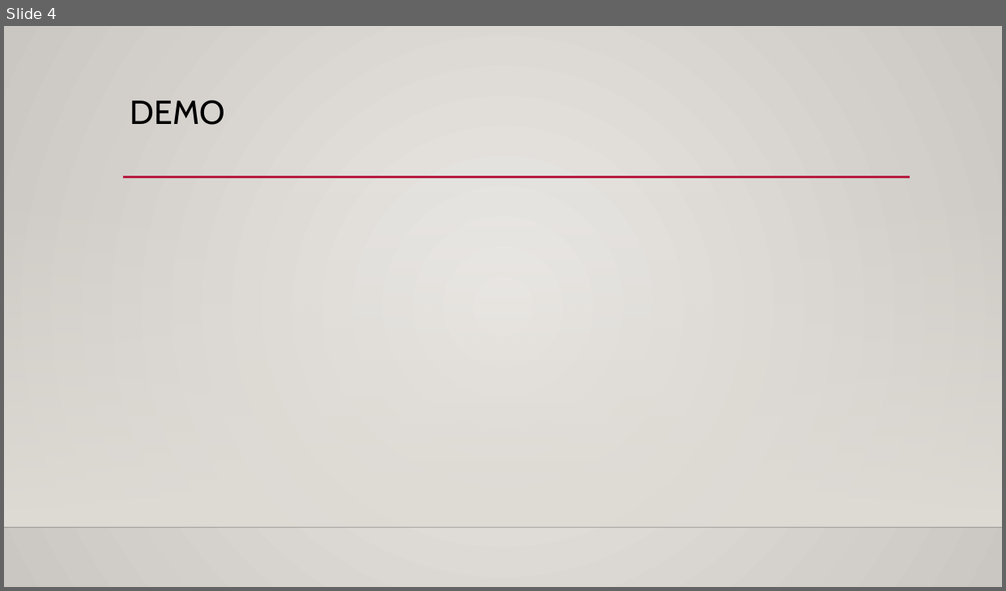
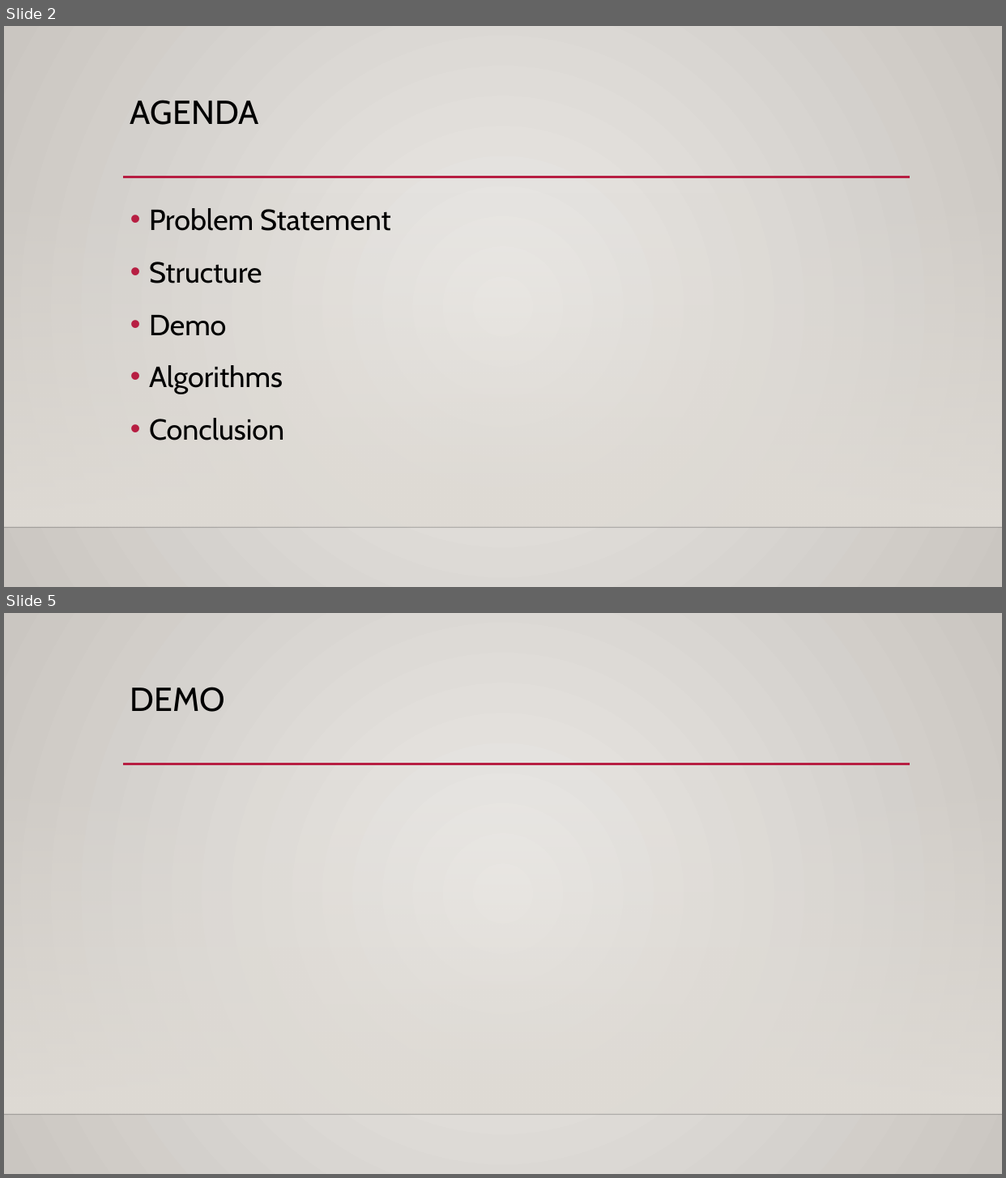
Before and after one commit to diagnoza/develop-, a slide deck: Project1-1/Phase2/Presentation2.pptx. Shown one above the other, each under a label of ours: slide 4 before the commit, slides 2 and 5 after it; the slides between them are not shown. The pictures are 1006x591 and 1006x1178 pixels, drawn with LibreOffice and Linux fonts; fonts in the diff are those of the drawing; background and template pictures are left out. Boxes give left, top, right and bottom in pixels: in the first picture for what was removed or moved away, otherwise in the second. Text is boxed around its words. In the diff, an @@ line names an element or a change of style, - is before the commit and + after.

```diff
--- a/Project1-1/Phase2/Presentation2.pptx
+++ b/Project1-1/Phase2/Presentation2.pptx
@@ slide 2 added at (x1=4, y1=26, x2=1002, y2=587), background gradient #ECEAE7 to #CAC7C1; not listed: 3 template elements that a slide beside it also shows @@
@@ title added at (x1=130, y1=100, x2=259, y2=125), 32 pt, text #000000 @@
+AGENDA
@@ text added at (x1=149, y1=208, x2=390, y2=441), 28 pt, text #000000 @@
+• Problem Statement
+• Structure
+• Demo
+• Algorithms
+• Conclusion
@@ what was slide 4 is now slide 5 @@
```
Also in this commit, not shown: 6 slides changed.
